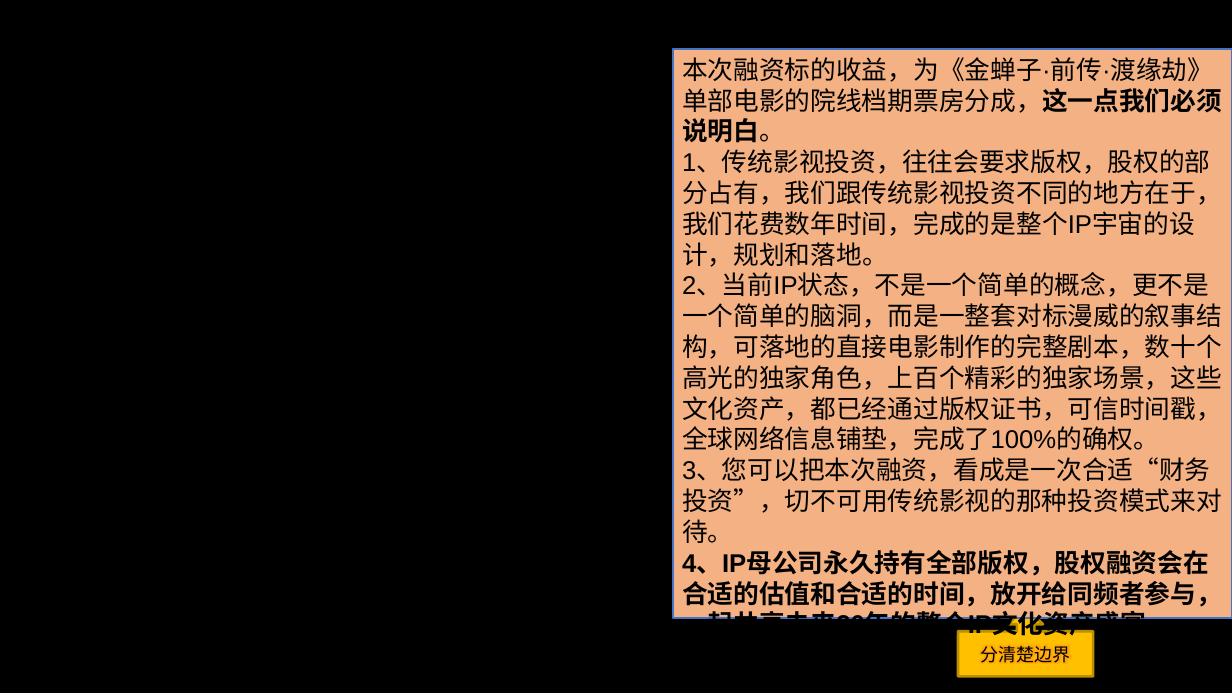
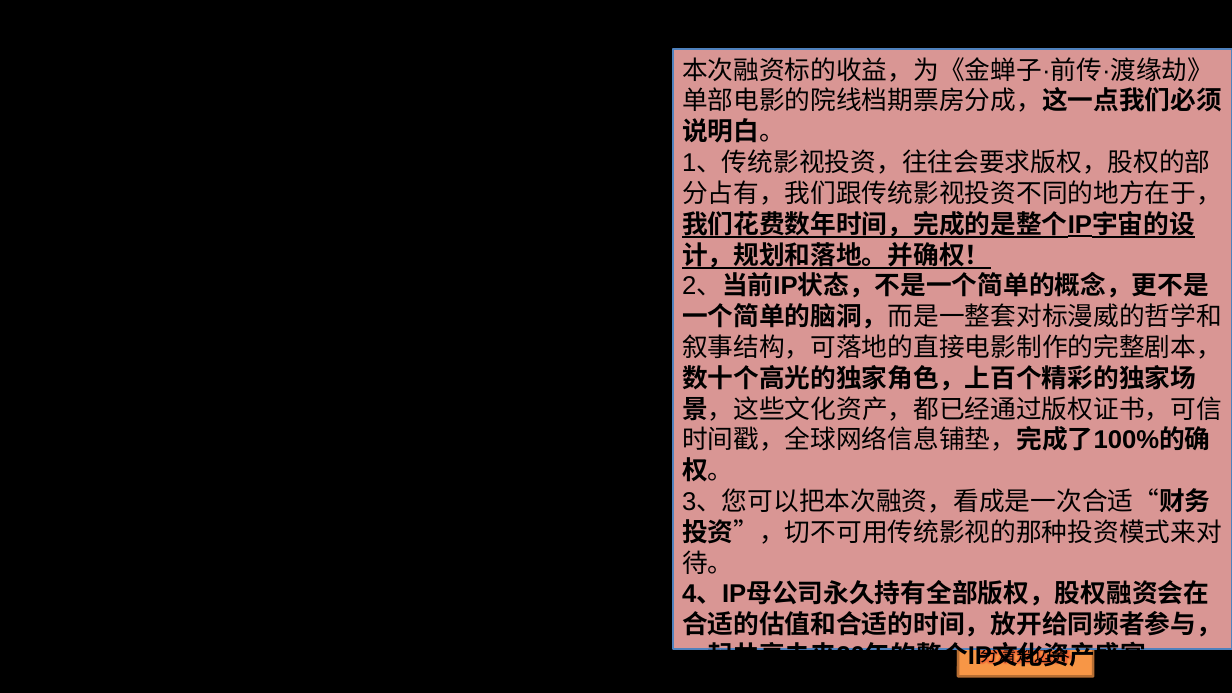
Before and after one commit to ofirm-git/jcj, a slide deck: slide 10 of dyjalun.pptx. Drawn at 1232x693 pixels with LibreOffice and Linux fonts; fonts in the diff are those of the drawing; background and template pictures are left out. Boxes give left, top, right and bottom in pixels: in the first picture for what was removed or moved away, otherwise in the second. Text is boxed around its words. In the diff, an @@ line names an element or a change of style, - is before the commit and + after.

```diff
--- a/dyjalun.pptx
+++ b/dyjalun.pptx
@@ rectangle "本次融资标的收益，为《金蝉子·前传·渡缘劫》单部电影的院线档期票房分成，这一点我们必须说明白。": place and size @@
-rectangle "本次融资标的收益，为《金蝉子·前传·渡缘劫》单部电影的院线档期票房分成，这一点我们必须说明白。" at (673,49,1232,618)
+rectangle "本次融资标的收益，为《金蝉子·前传·渡缘劫》单部电影的院线档期票房分成，这一点我们必须说明白。" at (673,49,1232,650)
@@ rectangle "本次融资标的收益，为《金蝉子·前传·渡缘劫》单部电影的院线档期票房分成，这一点我们必须说明白。" at (673,49,1232,650): fill #F4B183 to #D99694; outline #4472C4 2 pt to #4F81BD 2 pt @@
@@ text in rectangle at (682,150,1222,482): text changed @@
-1、传统影视投资，往往会要求版权，股权的部分占有，我们跟传统影视投资不同的地方在于，我们花费数年时间，完成的是整个IP宇宙的设计，规划和落地。
-2、当前IP状态，不是一个简单的概念，更不是一个简单的脑洞，而是一整套对标漫威的叙事结构，可落地的直接电影制作的完整剧本，数十个高光的独家角色，上百个精彩的独家场景，这些文化资产，都已经通过版权证书，可信时间戳，全球网络信息铺垫，完成了100%的确权。
+1、传统影视投资，往往会要求版权，股权的部分占有，我们跟传统影视投资不同的地方在于，我们花费数年时间，完成的是整个IP宇宙的设计，规划和落地。并确权！
+2、当前IP状态，不是一个简单的概念，更不是一个简单的脑洞，而是一整套对标漫威的哲学和叙事结构，可落地的直接电影制作的完整剧本，数十个高光的独家角色，上百个精彩的独家场景，这些文化资产，都已经通过版权证书，可信时间戳，全球网络信息铺垫，完成了100%的确权。
@@ text in rectangle at (682,489,1222,574): bold on in "3、您可以把本次融资，看成是一次合适“财务投资”，切不可用传统影视的那种投资模式来对待。" @@
@@ up arrow callout "分清楚边界" at (958,607,1093,677): font Arial to Calibri; fill #FFC000 to #F79646; outline #BD8E00 2 pt to #B76F34 2 pt @@
```
Also in this commit, not shown: 11 other slides changed, 1 slide added, 1 other file.
